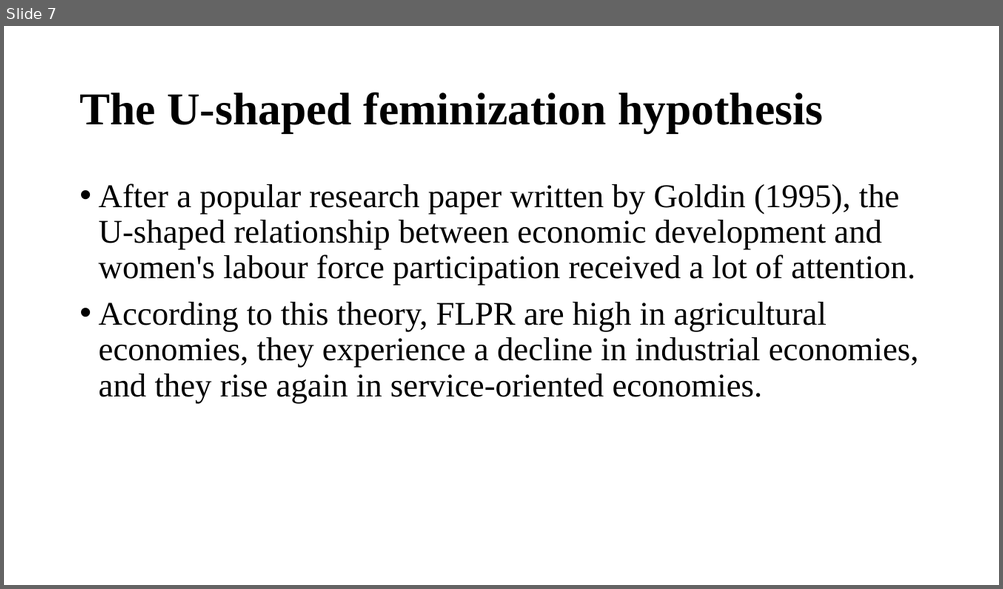
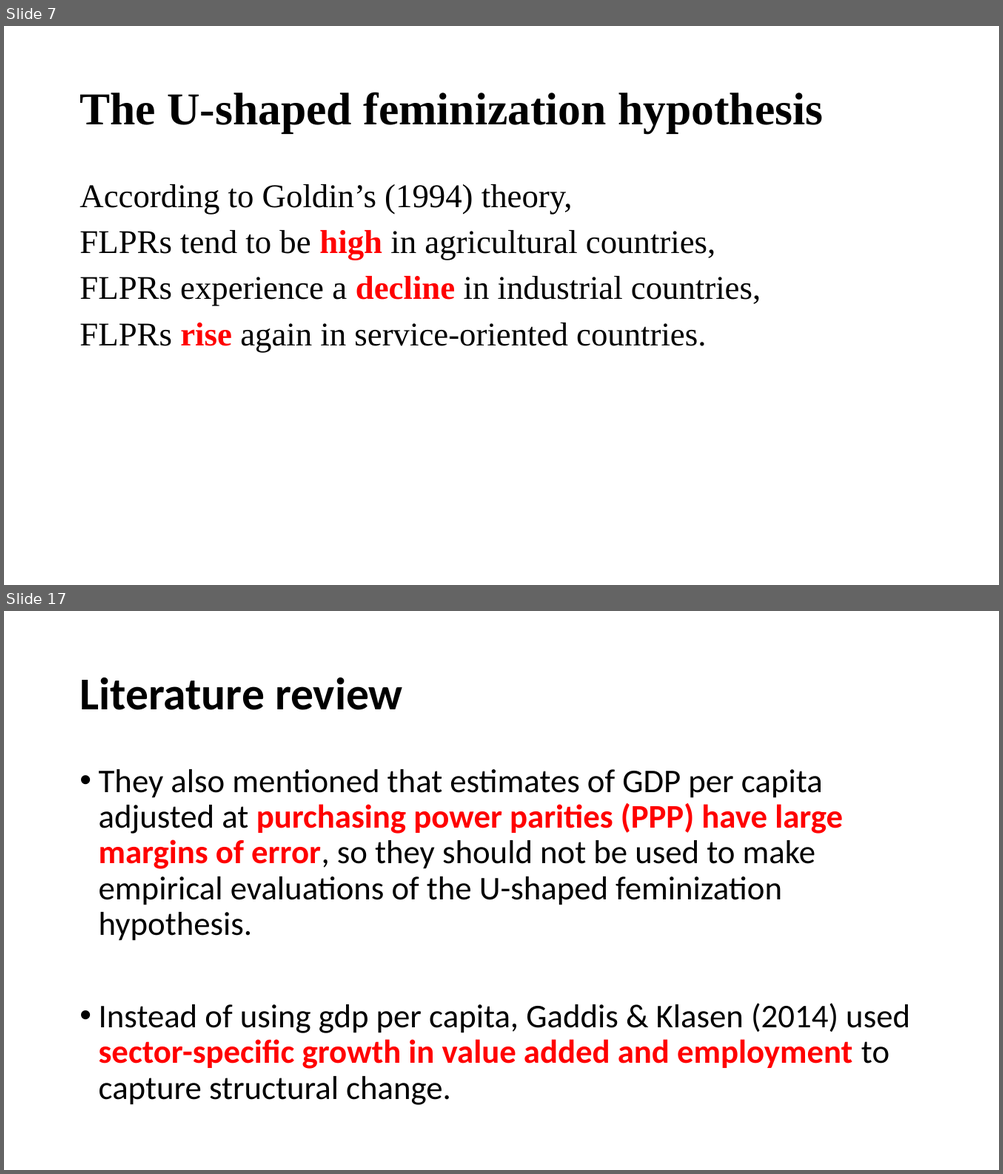
Before and after one commit to ilopezmoreno/Chapter1-PhDthesis, a slide deck: Slides. Chapter1-PhDthesis.pptx. Shown one above the other, each under a label of ours: slide 7 before the commit, slides 7 and 17 after it; the slides between them are not shown. The pictures are 1003x589 and 1003x1174 pixels, drawn with LibreOffice and Linux fonts; fonts in the diff are those of the drawing. Boxes give left, top, right and bottom in pixels: in the first picture for what was removed or moved away, otherwise in the second. Text is boxed around its words. In the diff, an @@ line names an element or a change of style, - is before the commit and + after.

```diff
--- a/Slides. Chapter1-PhDthesis.pptx
+++ b/Slides. Chapter1-PhDthesis.pptx
@@ slide 17 added at (4,611,999,1170), background #FFFFFF @@
@@ title added at (79,677,403,710), 44 pt, text #000000, bold @@
+Literature review
@@ text added at (99,769,910,1105), 32 pt, text #000000 @@
+• They also mentioned that estimates of GDP per capita adjusted at purchasing power parities (PPP) have large margins of error, so they should not be used to make empirical evaluations of the U-shaped feminization hypothesis.
+• Instead of using gdp per capita, Gaddis & Klasen (2014) used sector-specific growth in value added and employment to capture structural change.
@@ slide 7 changed as well @@
@@ text at (79,184,760,352): text changed @@
-• After a popular research paper written by Goldin (1995), the U-shaped relationship between economic development and women's labour force participation received a lot of attention.
-• According to this theory, FLPR are high in agricultural economies, they experience a decline in industrial economies, and they rise again in service-oriented economies.
+According to Goldin’s (1994) theory,
+FLPRs tend to be high in agricultural countries,
+FLPRs experience a decline in industrial countries,
+FLPRs rise again in service-oriented countries.
```
Also in this commit, not shown: 8 other slides changed, 54 other slides added, 6 slides removed, 5 other files.
